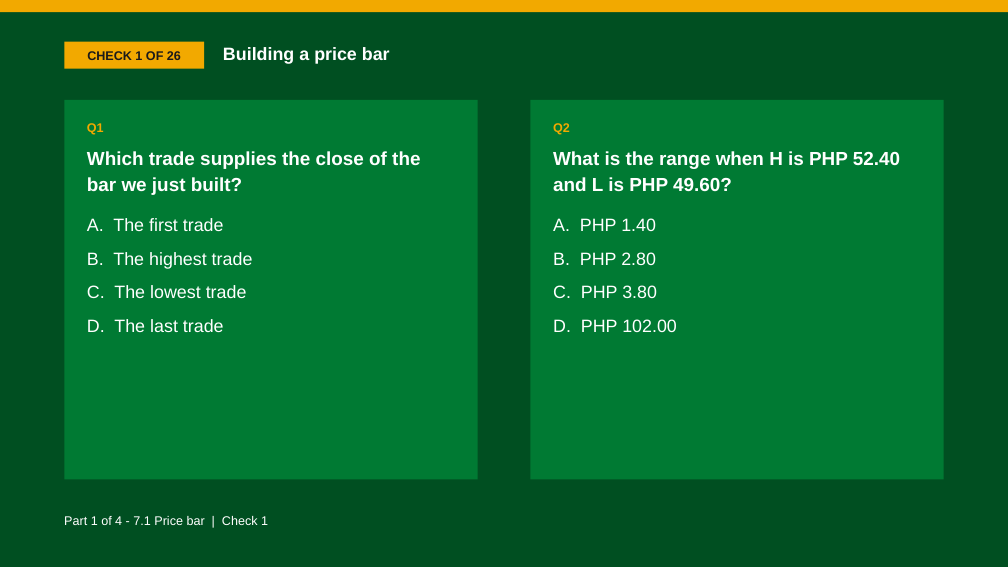
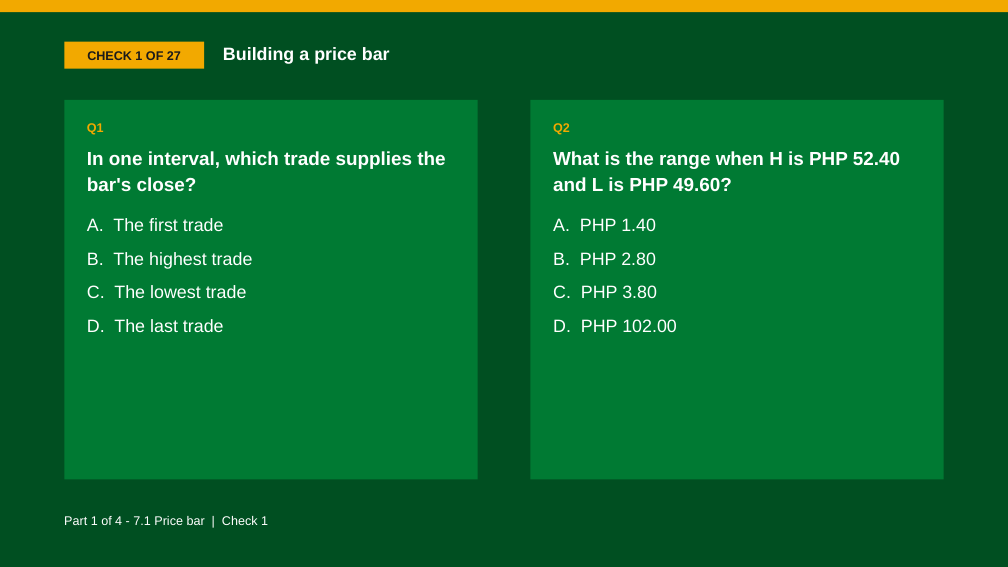
Before and after one commit to benjiesotelo-sudo/Telos_FIN1209, a slide deck: slide 9 of chapter-07/FIN1209-Chapter-07.pptx. Drawn at 1008x567 pixels with LibreOffice and Linux fonts; fonts in the diff are those of the drawing. Boxes give left, top, right and bottom in pixels: in the first picture for what was removed or moved away, otherwise in the second. Text is boxed around its words. In the diff, an @@ line names an element or a change of style, - is before the commit and + after.

```diff
--- a/chapter-07/FIN1209-Chapter-07.pptx
+++ b/chapter-07/FIN1209-Chapter-07.pptx
@@ text in rectangle at (87, 51, 181, 60): text changed @@
-CHECK 1 OF 26
+CHECK 1 OF 27
@@ text at (87, 151, 445, 192): text changed @@
-Which trade supplies the close of the bar we just built?
+In one interval, which trade supplies the bar's close?
```
Also in this commit, not shown: 63 other slides changed, 4 slides added, 1 slide removed, 5 other files.
